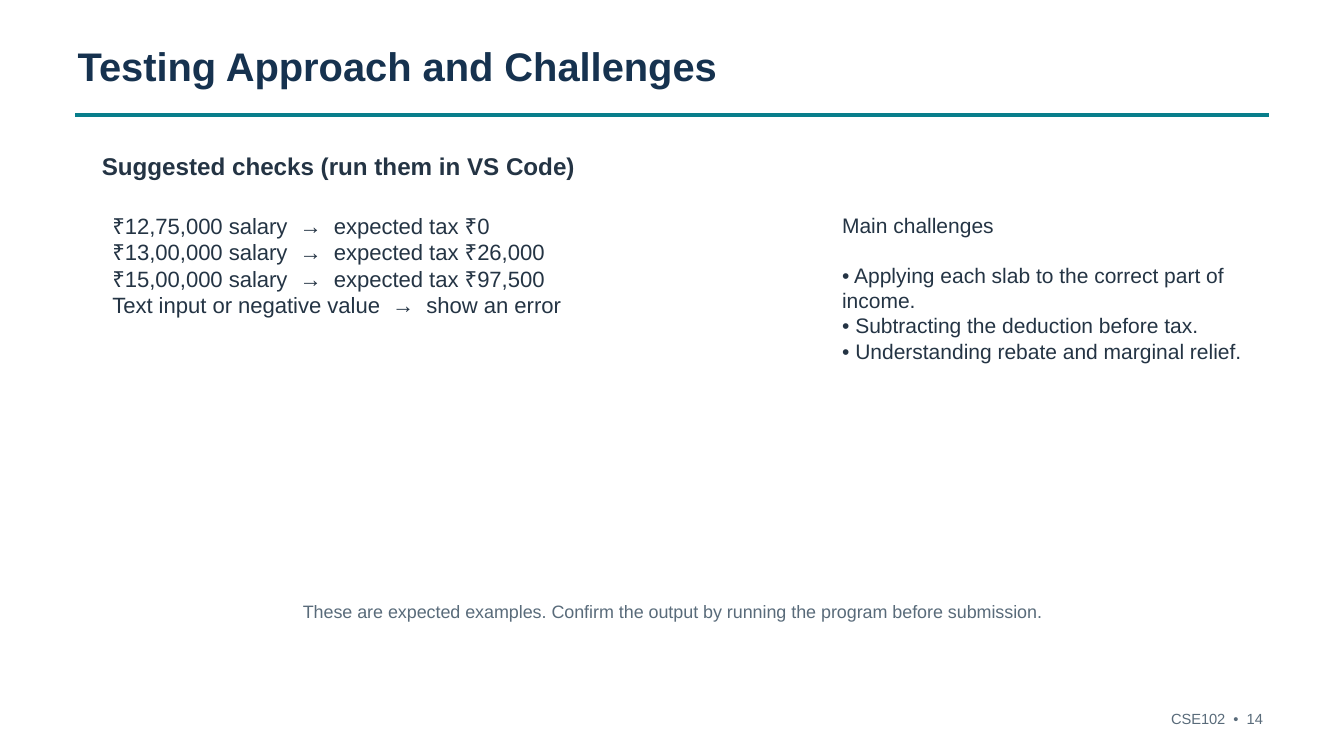
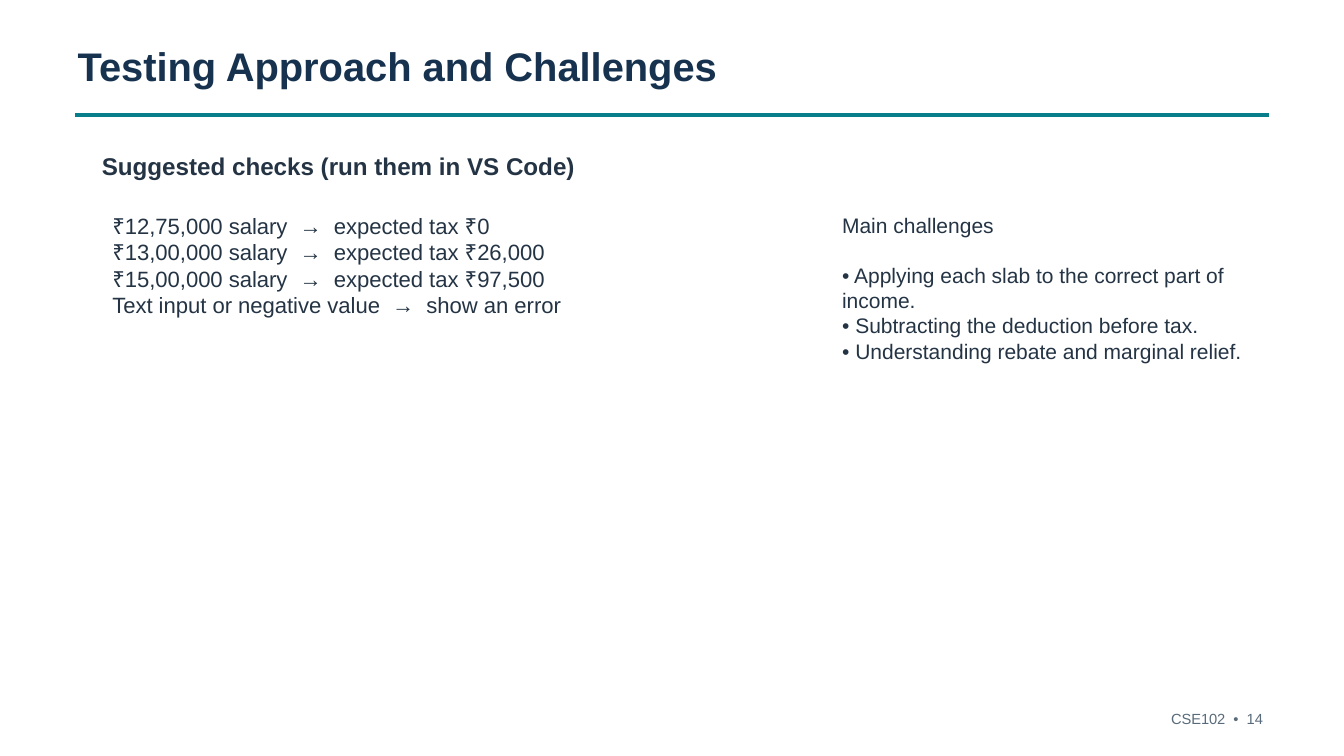
Before and after one commit to vinayak26bai10348/Income-Tax-Calculator-CSE1021, a slide deck: slide 15 of Project Report CSE1021.pptx. Drawn at 1344x756 pixels with LibreOffice and Linux fonts; fonts in the diff are those of the drawing. Boxes give left, top, right and bottom in pixels: in the first picture for what was removed or moved away, otherwise in the second. Text is boxed around its words. In the diff, an @@ line names an element or a change of style, - is before the commit and + after.

```diff
--- a/Project Report CSE1021.pptx
+++ b/Project Report CSE1021.pptx
@@ text removed at (303,605,1042,622) @@
-These are expected examples. Confirm the output by running the program before submission.
```
Also in this commit, not shown: 1 other slide changed.
